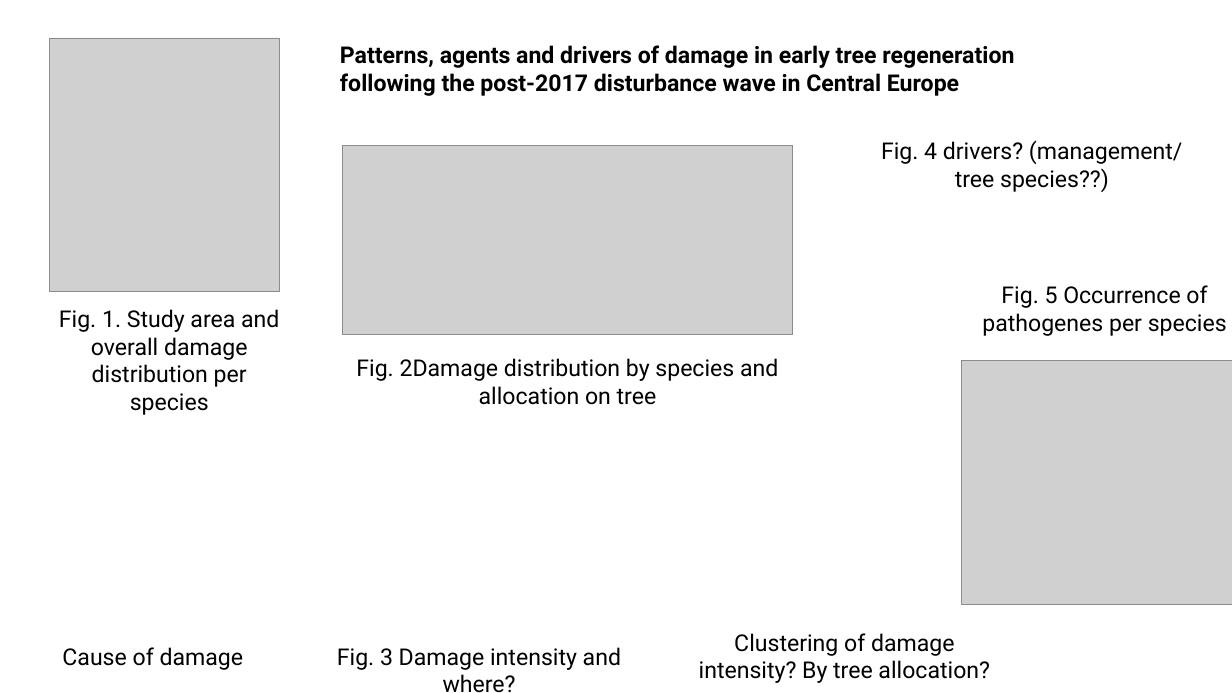
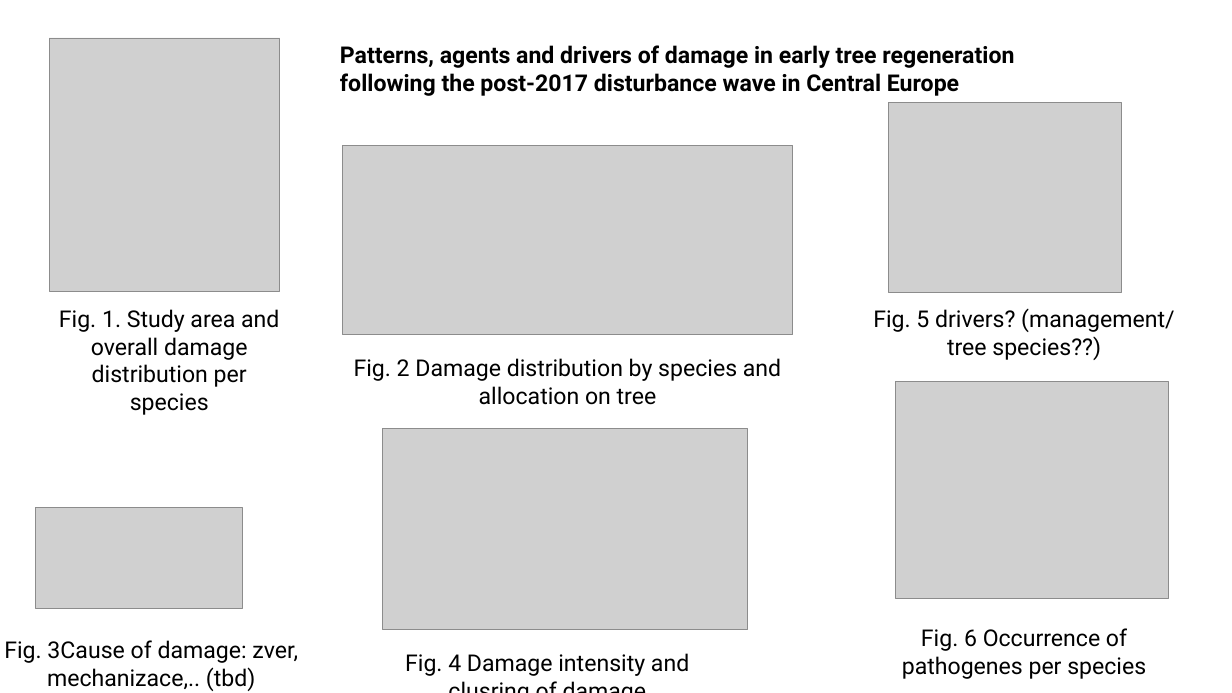
Before and after one commit to mariapotterf/post_brouk, a slide deck: slide 1 of inData_Michal/overview_Michal.pptx. Drawn at 1232x693 pixels with LibreOffice and Linux fonts; fonts in the diff are those of the drawing; grey boxes stand for pictures. Boxes give left, top, right and bottom in pixels: in the first picture for what was removed or moved away, otherwise in the second. Text is boxed around its words. In the diff, an @@ line names an element or a change of style, - is before the commit and + after.

Commit message:
test spatial clustering - is damage somehow clusteres? split for termianl, foliage and stem = = cause == zver

```diff
--- a/inData_Michal/overview_Michal.pptx
+++ b/inData_Michal/overview_Michal.pptx
@@ picture added at (888,103,1121,292) @@
@@ text at (873,308,1174,360): text changed @@
-Fig. 4 drivers? (management/ tree species??)
+Fig. 5 drivers? (management/ tree species??)
@@ text at (354,358,781,405): spaces changed @@
-Fig. 2Damage distribution by species and allocation on tree
+Fig. 2 Damage distribution by species and allocation on tree
@@ picture: place and size @@
-picture at (962,360,1232,604)
+picture at (896,382,1168,599)
@@ picture added at (383,429,748,630) @@
@@ picture added at (35,508,242,608) @@
@@ text at (902,628,1146,679): text changed @@
-Fig. 5 Occurrence of pathogenes per species
+Fig. 6 Occurrence of pathogenes per species
@@ text at (4,640,298,691): text changed @@
-Cause of damage
+Fig. 3Cause of damage: zver, mechanizace,.. (tbd)
@@ text at (405,653,689,676): text changed @@
-Fig. 3 Damage intensity and where?
+Fig. 4 Damage intensity and clusring of damage
@@ text removed at (699,633,990,683) @@
-Clustering of damage intensity? By tree allocation?
```
Also in this commit, not shown: 1 slide added, 1 other file.
